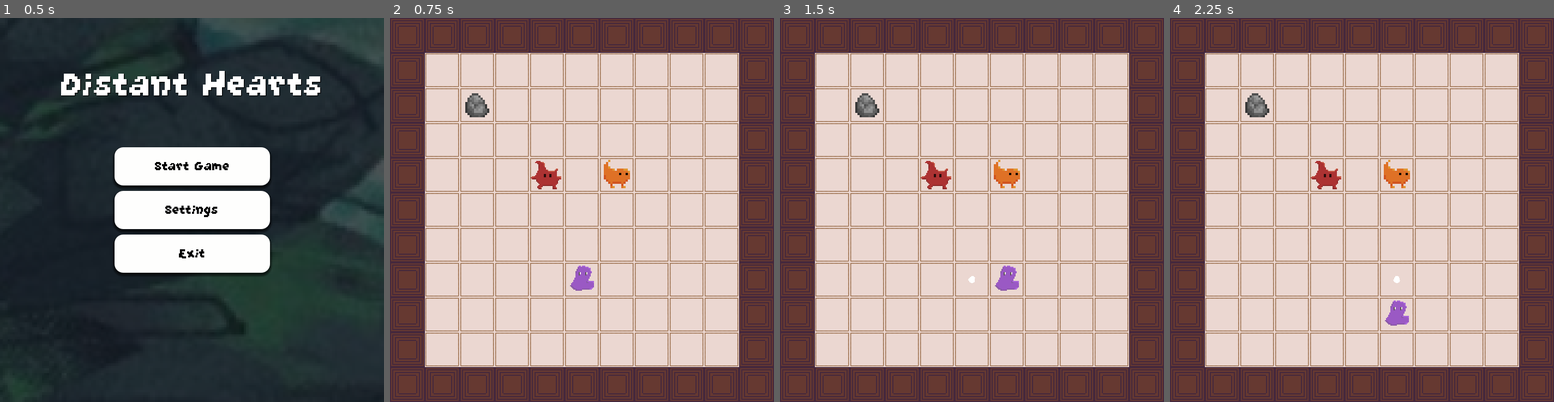
Above: before the commit, frames 1-4 (left to right).
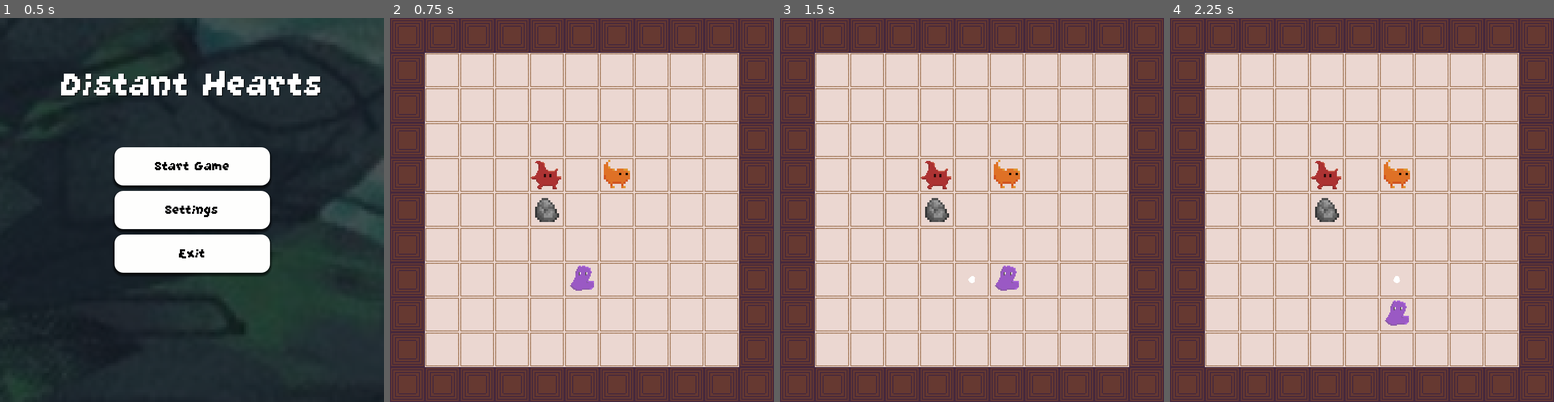
Above: after the commit, the same moments.

Repository: CarolineRoemer1998/MD1_Game
Game: Godot game, scene res://Scenes/Menu/MainMenu.tscn
Same seed, same stepped clock (60 frames per second), same inputs: the game is played once before the commit and once after it.
Inputs (mouse positions are in pixels of both pictures, inside the frame that each line leads up to):
- Up to frame 1 (0.5 s): no input
- Up to frame 2 (0.75 s): click "Start Game" at 0.5 s
- Up to frame 3 (1.5 s): tap Enter at 1.25 s; move the mouse to (1056, 190) at 1.27 s; hold D from 1.28 s (still down); tap Space at 1.35 s; click (1056, 190) at 1.42 s
- Up to frame 4 (2.25 s): tap Space at 1.52, 1.82, 2 s; move the mouse to (1285, 229) at 2.02 s; release D at 2.03 s; hold S from 2.03 s (still down); tap F at 2.1 s; click (1285, 229) at 2.17 s

Frame 1 is identical in both runs. In frame 2, 0.6% of the frame differs, in the area x 19-45%, y 19-54%; in frame 3, 0.6%; in frame 4, 0.6%.

Commit message:
Show Heart between Creatures if they are next to each other

Diff:
--- a/PlayerMovement.gd
+++ b/PlayerMovement.gd
@@ -15,8 +15,14 @@
 
 @onready var sprite_2d: Sprite2D = $Sprite2D
 @onready var audio_stream_player_2d: AudioStreamPlayer2D = $AudioStreamPlayer2D
+@onready var heart: Sprite2D = $Heart
 
 var can_move := true
+
+var heart_position_right := Vector2(32,0)
+var heart_position_bottom := Vector2(0,32)
+var heart_position_left := Vector2(-32,0)
+var heart_position_top := Vector2(0,-32)
 
 
 func _ready():
@@ -28,6 +34,7 @@
 
 func _process(delta):
 	move(delta)
+	update_heart_visibility()
 
 
 func _unhandled_input(event):
@@ -55,7 +62,7 @@
 				else:
 					try_move(direction)
 		else:
-			if event.keycode == KEY_SPACE:
+			if event.keycode == KEY_SPACE or event.keycode == MOUSE_BUTTON_LEFT:
 				SceneSwitcher.switch_scene("res://Scenes/Menu/MainMenu.tscn") # TODO: über Globals zu nächstem level switchen
 
 
@@ -105,6 +112,7 @@
 
 func merge_if_possible(direction : Vector2) -> bool:
 	if currently_possessed_creature != null:
+		print(self.position, heart_position_right, heart.position)
 		match direction:
 			Vector2(1.0, 0.0): # right
 				return await _merge(Vector2(64,0), currently_possessed_creature.neighbor_right)
@@ -133,6 +141,7 @@
 			return true
 	return false
 
+
 func try_push_and_move(object_to_push, new_pos, direction, space_state):
 	# Objekt vorhanden, prüfen ob pushable
 	var obj = object_to_push[0].collider
@@ -210,3 +219,36 @@
 	get_tree().current_scene.add_child(trail)
 	trail.global_position = input_position
 	trail.restart()
+
+
+func update_heart_visibility():
+	# Wenn keine Kreatur gerade besessen ist → Herz aus
+	if currently_possessed_creature == null:
+		heart.visible = false
+		return
+
+	# Checke alle 4 Richtungen
+	var c := currently_possessed_creature
+
+	if c.neighbor_right and c.can_merge_with(c.neighbor_right):
+		heart.position = self.position + heart_position_right
+		heart.visible = true
+		return
+
+	if c.neighbor_bottom and c.can_merge_with(c.neighbor_bottom):
+		heart.position = self.position + heart_position_bottom
+		heart.visible = true
+		return
+
+	if c.neighbor_left and c.can_merge_with(c.neighbor_left):
+		heart.position = self.position + heart_position_left
+		heart.visible = true
+		return
+
+	if c.neighbor_top and c.can_merge_with(c.neighbor_top):
+		heart.position = self.position + heart_position_top
+		heart.visible = true
+		return
+
+	# Kein passender Nachbar gefunden → Herz aus
+	heart.visible = false
--- a/Scenes/Level1.tscn
+++ b/Scenes/Level1.tscn
@@ -20,11 +20,14 @@
 position = Vector2(288, 288)
 desired_color = 6
 
+[node name="Border" parent="Creature" index="1"]
+modulate = Color(0.87451, 0.443137, 0.14902, 1)
+
 [node name="Player" parent="." instance=ExtResource("3_kylad")]
 position = Vector2(352, 480)
 
 [node name="Pushable" parent="." instance=ExtResource("4_bdlbp")]
-position = Vector2(160, 160)
+position = Vector2(288, 352)
 
 [node name="Sprite2D" parent="Pushable" index="0"]
 scale = Vector2(2, 2)
@@ -39,6 +42,7 @@
 texture = ExtResource("6_rpty4")
 
 [node name="Border" parent="Creature2" index="1"]
+modulate = Color(0.67451, 0.196078, 0.196078, 1)
 texture = ExtResource("7_6jj8j")
 
 [node name="MergedCreature" parent="." instance=ExtResource("8_6ll4n")]
--- a/Scenes/creature.tscn
+++ b/Scenes/creature.tscn
@@ -96,10 +96,12 @@
 
 [node name="Border" type="Sprite2D" parent="."]
 visible = false
+modulate = Color(0.799725, 0.421917, 5.77569e-07, 1)
 scale = Vector2(2, 2)
 texture = ExtResource("3_ulpcw")
 
 [node name="CollisionShape2D" type="CollisionShape2D" parent="."]
+visible = false
 shape = SubResource("RectangleShape2D_ulpcw")
 
 [node name="Area2D_Right" type="Area2D" parent="."]
--- a/Scenes/player.tscn
+++ b/Scenes/player.tscn
@@ -1,15 +1,55 @@
-[gd_scene load_steps=7 format=3 uid="uid://g3u7bc1jo6gj"]
+[gd_scene load_steps=11 format=3 uid="uid://g3u7bc1jo6gj"]
 
 [ext_resource type="Script" uid="uid://dr4elx8otc5ga" path="res://PlayerMovement.gd" id="1_cvnsp"]
 [ext_resource type="Texture2D" uid="uid://dxqtt8bthdbbk" path="res://Sprites/spirit.png" id="2_cvnsp"]
 [ext_resource type="PackedScene" uid="uid://cknlg04piy5rc" path="res://Scenes/move_trail.tscn" id="3_6t5aa"]
 [ext_resource type="AudioStream" uid="uid://ukfhvqoryq6f" path="res://Sounds/step3.mp3" id="4_vgqql"]
+[ext_resource type="Texture2D" uid="uid://cofwdobgak6xr" path="res://Sprites/heart.png" id="5_fkybt"]
 
 [sub_resource type="RectangleShape2D" id="RectangleShape2D_qxrlw"]
 size = Vector2(64, 64)
 
 [sub_resource type="RectangleShape2D" id="RectangleShape2D_cvnsp"]
 size = Vector2(64, 64)
+
+[sub_resource type="Animation" id="Animation_idm37"]
+resource_name = "pulse"
+length = 0.8
+loop_mode = 1
+step = 0.025
+tracks/0/type = "value"
+tracks/0/imported = false
+tracks/0/enabled = true
+tracks/0/path = NodePath(".:scale")
+tracks/0/interp = 1
+tracks/0/loop_wrap = true
+tracks/0/keys = {
+"times": PackedFloat32Array(0, 0.25, 0.45, 0.6),
+"transitions": PackedFloat32Array(1, 1, 1, 1),
+"update": 0,
+"values": [Vector2(1.2, 1.2), Vector2(0.9, 0.9), Vector2(1.3, 1.3), Vector2(1.2, 1.2)]
+}
+
+[sub_resource type="Animation" id="Animation_kor7d"]
+length = 0.001
+tracks/0/type = "value"
+tracks/0/imported = false
+tracks/0/enabled = true
+tracks/0/path = NodePath(".:scale")
+tracks/0/interp = 1
+tracks/0/loop_wrap = true
+tracks/0/keys = {
+"times": PackedFloat32Array(0),
+"transitions": PackedFloat32Array(1),
+"update": 0,
+"values": [Vector2(1, 1)]
+}
+
+[sub_resource type="AnimationLibrary" id="AnimationLibrary_jkbom"]
+_data = {
+&"RESET": SubResource("Animation_kor7d"),
+&"pulse": SubResource("Animation_idm37")
+}
 
 [node name="Player" type="CharacterBody2D"]
 collision_mask = 2
@@ -33,5 +73,21 @@
 [node name="AudioStreamPlayer2D" type="AudioStreamPlayer2D" parent="."]
 stream = ExtResource("4_vgqql")
 
+[node name="Heart" type="Sprite2D" parent="."]
+top_level = true
+position = Vector2(32, 0)
+texture = ExtResource("5_fkybt")
+
+[node name="Heart2" type="Sprite2D" parent="Heart"]
+modulate = Color(1, 0.427451, 0.352941, 1)
+scale = Vector2(0.8, 0.8)
+texture = ExtResource("5_fkybt")
+
+[node name="AnimationPlayer" type="AnimationPlayer" parent="Heart"]
+libraries = {
+&"": SubResource("AnimationLibrary_jkbom")
+}
+autoplay = "pulse"
+
 [connection signal="body_entered" from="Area2D" to="." method="_on_creature_detected"]
 [connection signal="body_exited" from="Area2D" to="." method="_on_creature_undetected"]
